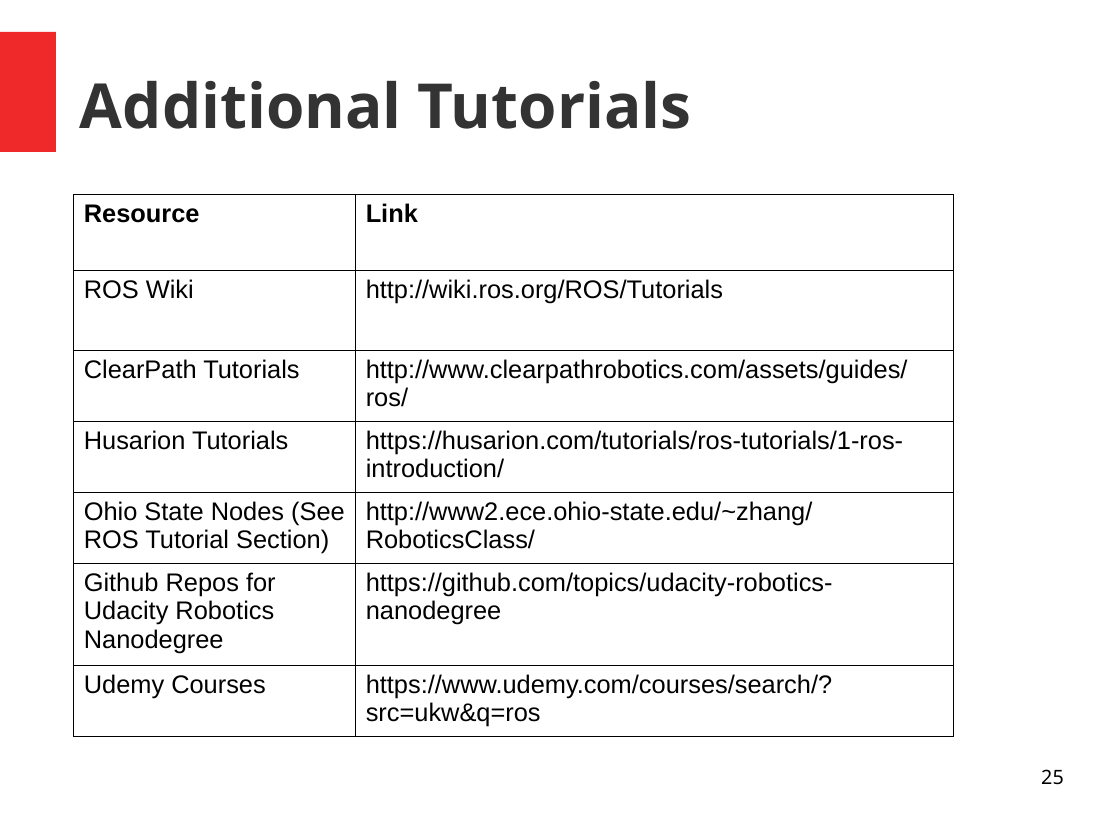
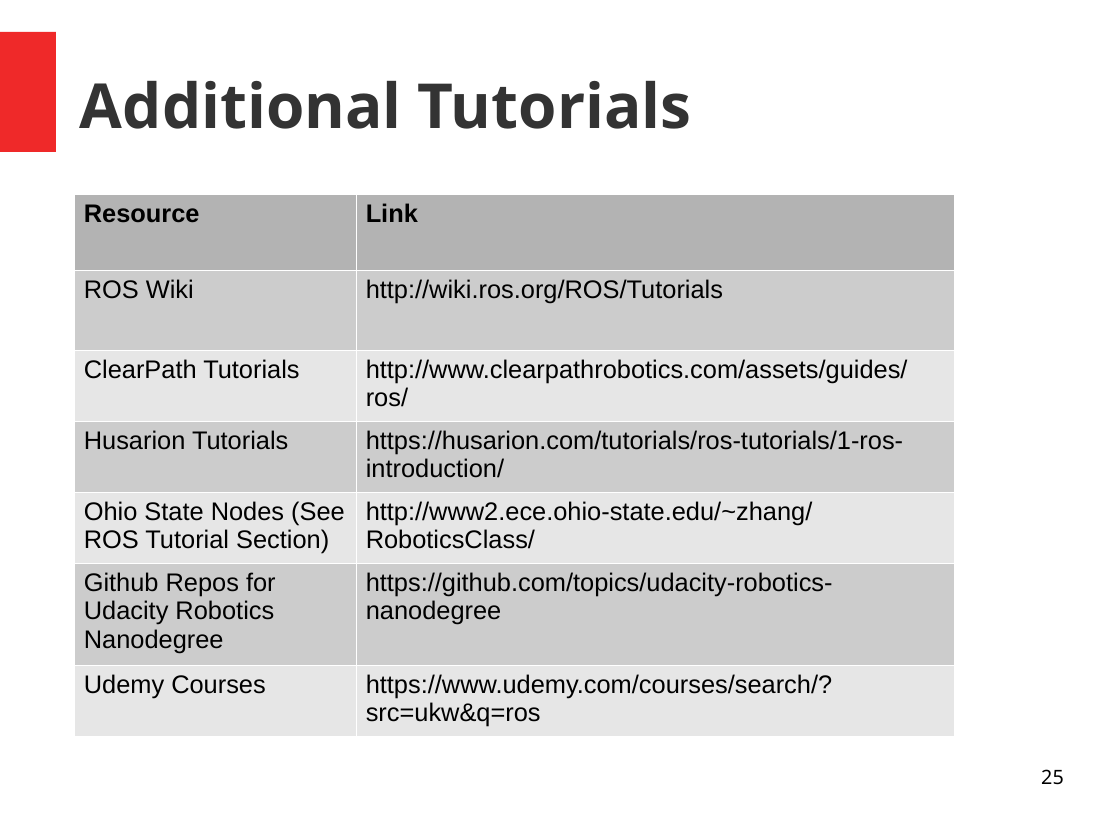
Before and after one commit to comp417-fall2019-tutorials/ros_tutorial, a slide deck: slide 25 of slides/Ros_Tutorial.odp. Drawn at 1120x840 pixels with LibreOffice and Linux fonts; fonts in the diff are those of the drawing; background and template pictures are left out. Boxes give left, top, right and bottom in pixels: in the first picture for what was removed or moved away, otherwise in the second. Text is boxed around its words. In the diff, an @@ line names an element or a change of style, - is before the commit and + after.

```diff
--- a/slides/Ros_Tutorial.odp
+++ b/slides/Ros_Tutorial.odp
@@ table at box(74, 194, 955, 731) @@
@@ fill none to #B3B3B3 in row 1 @@
@@ fill none to #CCCCCC in 6 cells @@
@@ fill none to #E6E6E6 in 6 cells @@
@@ borders changed @@
```
Also in this commit, not shown: 7 other slides changed, 3 other files.
